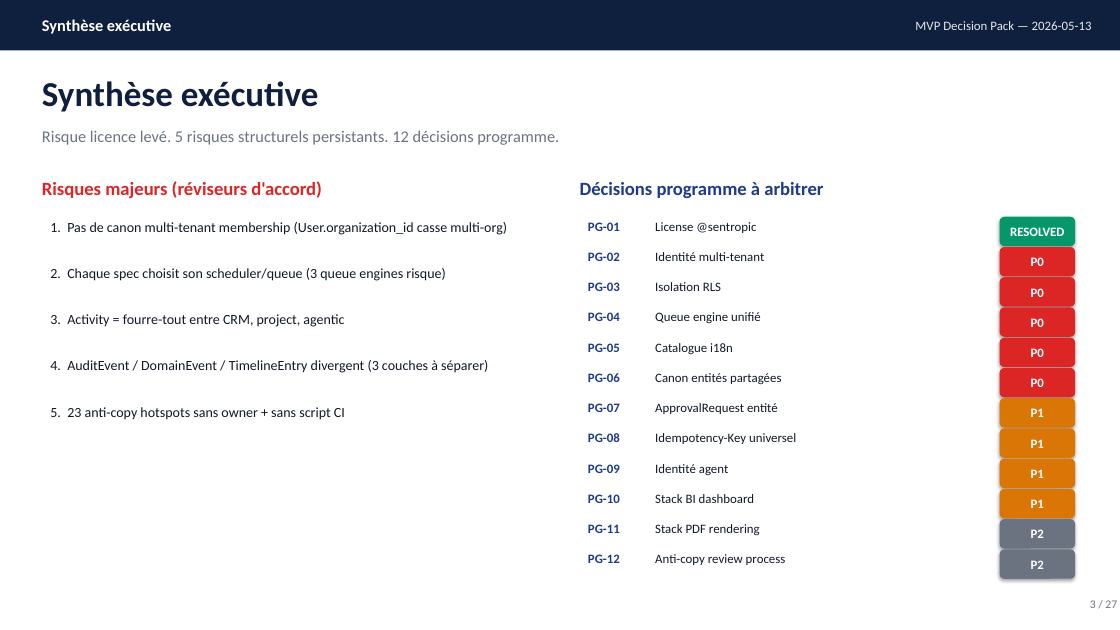
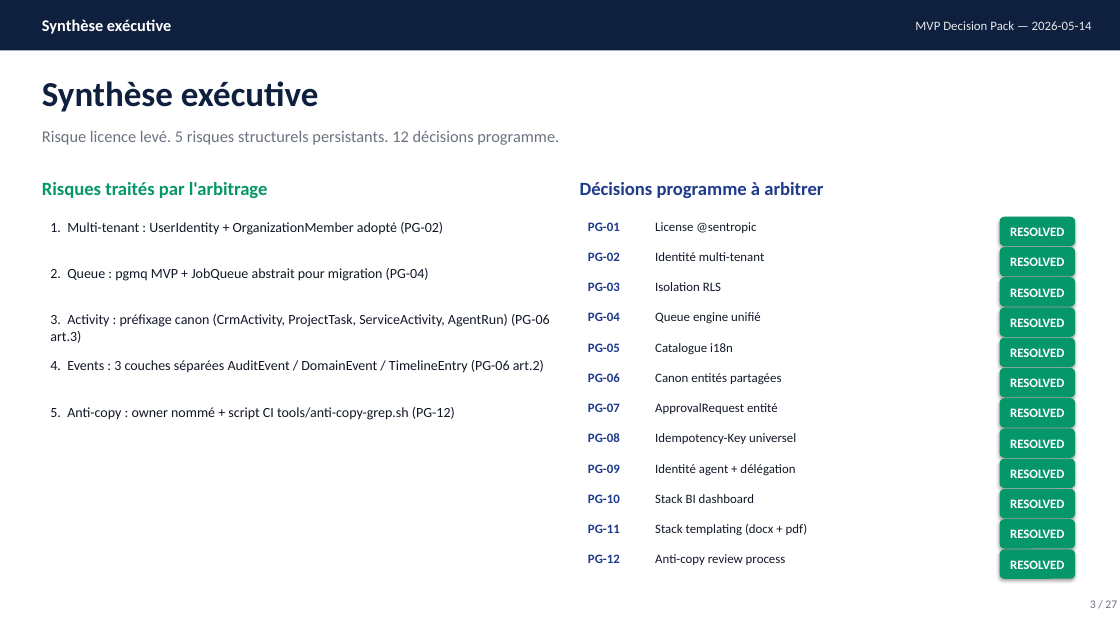
Before and after one commit to rhanka/openerp, a slide deck: slide 3 of docs/study/10-mvp-specs/decision-pack.pptx. Drawn at 1120x630 pixels with LibreOffice and Linux fonts; fonts in the diff are those of the drawing. Boxes give left, top, right and bottom in pixels: in the first picture for what was removed or moved away, otherwise in the second. Text is boxed around its words. In the diff, an @@ line names an element or a change of style, - is before the commit and + after.

Commit message:
Engrave MVP decisions arbitrated 2026-05-14 across 6 specs and decision-pack

```diff
--- a/docs/study/10-mvp-specs/decision-pack.pptx
+++ b/docs/study/10-mvp-specs/decision-pack.pptx
@@ text at [915, 21, 1092, 30]: text changed @@
-MVP Decision Pack — 2026-05-13
+MVP Decision Pack — 2026-05-14
@@ text at [42, 182, 268, 198]: text changed; text colour #DC2626 to #059669 @@
-Risques majeurs (réviseurs d'accord)
+Risques traités par l'arbitrage
@@ text at [50, 222, 443, 235]: text changed @@
-1. Pas de canon multi-tenant membership (User.organization_id casse multi-org)
+1. Multi-tenant : UserIdentity + OrganizationMember adopté (PG-02)
@@ text at [50, 268, 429, 281]: text changed @@
-2. Chaque spec choisit son scheduler/queue (3 queue engines risque)
+2. Queue : pgmq MVP + JobQueue abstrait pour migration (PG-04)
@@ text in rounded rectangle at [1010, 257, 1065, 266]: text changed @@
-P0
+RESOLVED
@@ text in rounded rectangle at [1010, 288, 1065, 297]: text changed @@
-P0
+RESOLVED
@@ text at [50, 314, 550, 343]: text changed @@
-3. Activity = fourre-tout entre CRM, project, agentic
+3. Activity : préfixage canon (CrmActivity, ProjectTask, ServiceActivity, AgentRun) (PG-06 art.3)
@@ text in rounded rectangle at [1010, 318, 1065, 327]: text changed @@
-P0
+RESOLVED
@@ text in rounded rectangle at [1010, 348, 1065, 357]: text changed @@
-P0
+RESOLVED
@@ text at [50, 360, 544, 373]: text changed @@
-4. AuditEvent / DomainEvent / TimelineEntry divergent (3 couches à séparer)
+4. Events : 3 couches séparées AuditEvent / DomainEvent / TimelineEntry (PG-06 art.2)
@@ fill #DC2626 to #059669 in 5 elements at [1000, 247, 1075, 276], [1000, 277, 1075, 307], [1000, 308, 1075, 337], [1000, 338, 1075, 367], [1000, 368, 1075, 397] @@
@@ text in rounded rectangle at [1010, 378, 1065, 387]: text changed @@
-P0
+RESOLVED
@@ text at [50, 407, 455, 420]: text changed @@
-5. 23 anti-copy hotspots sans owner + sans script CI
+5. Anti-copy : owner nommé + script CI tools/anti-copy-grep.sh (PG-12)
@@ text in rounded rectangle at [1010, 408, 1065, 417]: text changed @@
-P1
+RESOLVED
@@ text in rounded rectangle at [1010, 439, 1065, 448]: text changed @@
-P1
+RESOLVED
@@ text at [655, 464, 795, 475]: text changed @@
-Identité agent
+Identité agent + délégation
@@ text in rounded rectangle at [1010, 469, 1065, 478]: text changed @@
-P1
+RESOLVED
@@ fill #D97606 to #059669 in 4 elements at [1000, 398, 1075, 428], [1000, 429, 1075, 458], [1000, 459, 1075, 488], [1000, 489, 1075, 518] @@
@@ text in rounded rectangle at [1010, 499, 1065, 508]: text changed @@
-P1
+RESOLVED
@@ text at [655, 524, 808, 535]: text changed @@
-Stack PDF rendering
+Stack templating (docx + pdf)
@@ rounded rectangle "RESOLVED" at [1000, 519, 1075, 549]: fill #6B7280 to #059669 @@
@@ text in rounded rectangle at [1010, 529, 1065, 538]: text changed @@
-P2
+RESOLVED
@@ rounded rectangle "RESOLVED" at [1000, 549, 1075, 579]: fill #6B7280 to #059669 @@
@@ text in rounded rectangle at [1010, 560, 1065, 569]: text changed @@
-P2
+RESOLVED
```
Also in this commit, not shown: 25 other slides changed, 8 other files.
